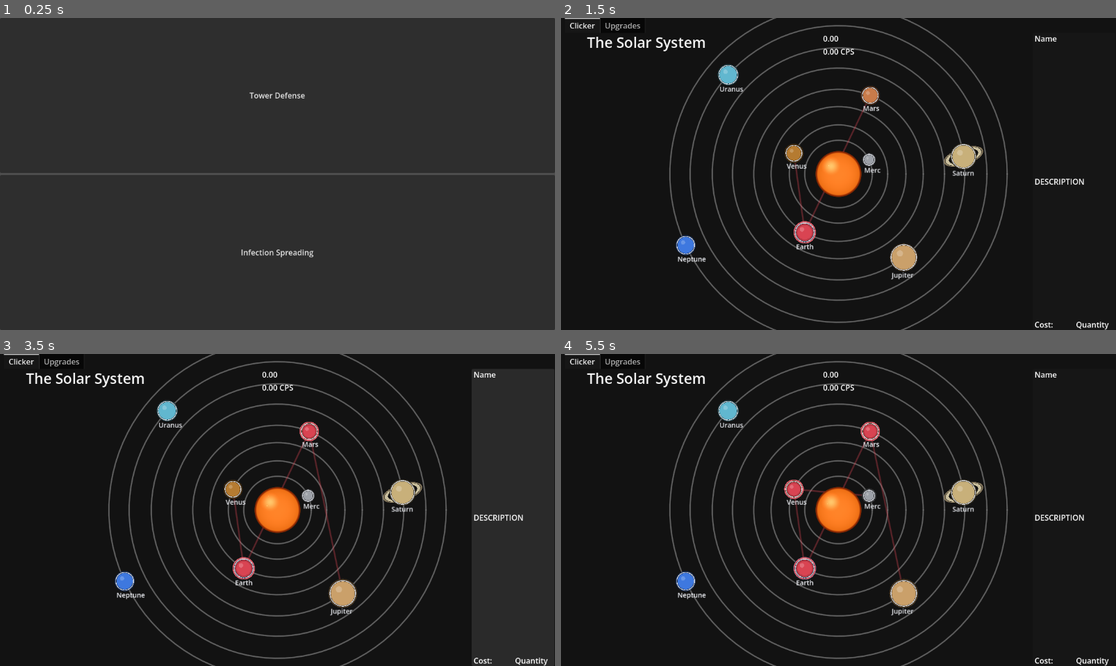
Above: before the commit, frames 1-4 (two rows, left to right).
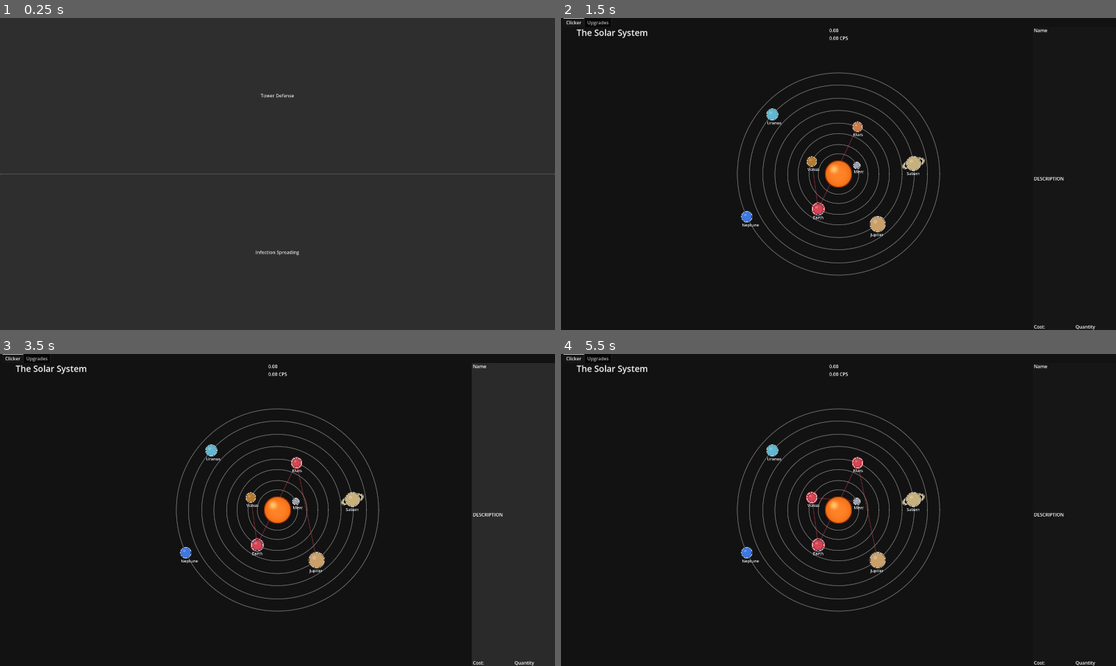
Above: after the commit, the same moments.

Repository: jphulse/591-resource-management
Game: Godot game, scene res://main_menu/main_menu.tscn
The game is run twice, just before and just after one commit, with the same random seed, the same clock (stepped at 60 frames per second) and the same inputs. The project has no main scene, so this scene is started directly. The engine's default icon, where the game draws it, is replaced by a stand-in: a white triangle on a blue panel in a dark square.
Inputs (mouse positions are in pixels of both pictures, inside the frame that each line leads up to; where the layout moved, square brackets give the same spot in the first picture):
- Up to frame 1 (0.25 s): no input
- Up to frame 2 (1.5 s): click "Tower Defense" at 0.5 s; click "Infection Spreading" at 1.25 s
- Up to frame 3 (3.5 s): click (510, 513) [510, 516] at 2 s; click (510, 513) [510, 516] at 2.75 s
- Up to frame 4 (5.5 s): click (1071, 513) [1071, 516] at 3.5 s; tap Enter at 4.25 s; move the mouse to (871, 494) at 4.27 s; click (871, 494) at 4.42 s; tap Space at 5 s; move the mouse to (794, 488) at 5.02 s; click (794, 488) at 5.17 s

The runs differ from the first frame. In frame 1, 0.7% of the frame differs, in the area x 0-100%, y 23-77%; in frame 2, 10%; in frame 3, 10%; in frame 4, 10%, in the area x 0-99%, y 0-100%.

Commit message:
Increased window size

Diff:
--- a/infection_spreading/clicker/clicker.tscn
+++ b/infection_spreading/clicker/clicker.tscn
@@ -4,6 +4,7 @@
 [ext_resource type="Script" uid="uid://bc43eqcwiux3n" path="res://infection_spreading/clicker/passive_clicker.gd" id="2_hy3xo"]
 [ext_resource type="Shader" uid="uid://cpkbqna43nsve" path="res://infection_spreading/clicker/infection_button.gdshader" id="3_8jdh8"]
 [ext_resource type="PackedScene" uid="uid://dqt48i3odii7u" path="res://infection_spreading/clicker/clicker_passive/clicker_passive_button.tscn" id="3_m3gyo"]
+[ext_resource type="Texture2D" uid="uid://c37pm1sxrecbs" path="res://icon.svg" id="5_4e6xj"]
 
 [sub_resource type="StyleBoxEmpty" id="StyleBoxEmpty_0n0fn"]
 
@@ -112,6 +113,7 @@
 
 [node name="ClickerPassiveButton" parent="PassiveVals/UpgradeContainer" unique_id=1532006861 instance=ExtResource("3_m3gyo")]
 layout_mode = 2
+sprite_texture = ExtResource("5_4e6xj")
 
 [connection signal="mouse_entered" from="ClickerArea" to="." method="_on_clicker_area_mouse_entered"]
 [connection signal="mouse_exited" from="ClickerArea" to="." method="_on_clicker_area_mouse_exited"]
--- a/project.godot
+++ b/project.godot
@@ -20,6 +20,11 @@
 gdscript/warnings/unused_signal=0
 gdscript/warnings/untyped_declaration=1
 
+[display]
+
+window/size/viewport_width=1920
+window/size/viewport_height=1080
+
 [physics]
 
 3d/physics_engine="Jolt Physics"
